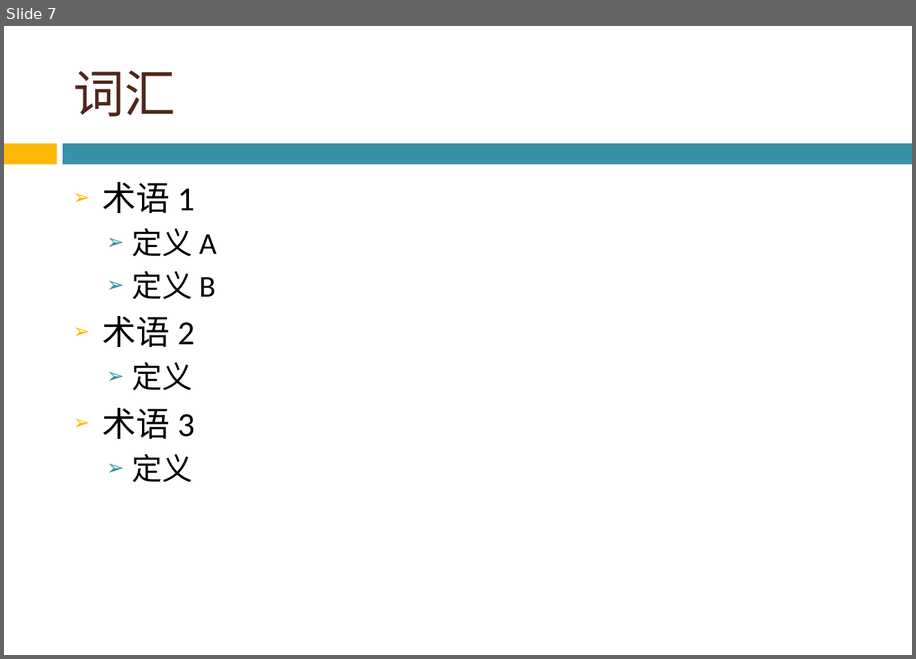
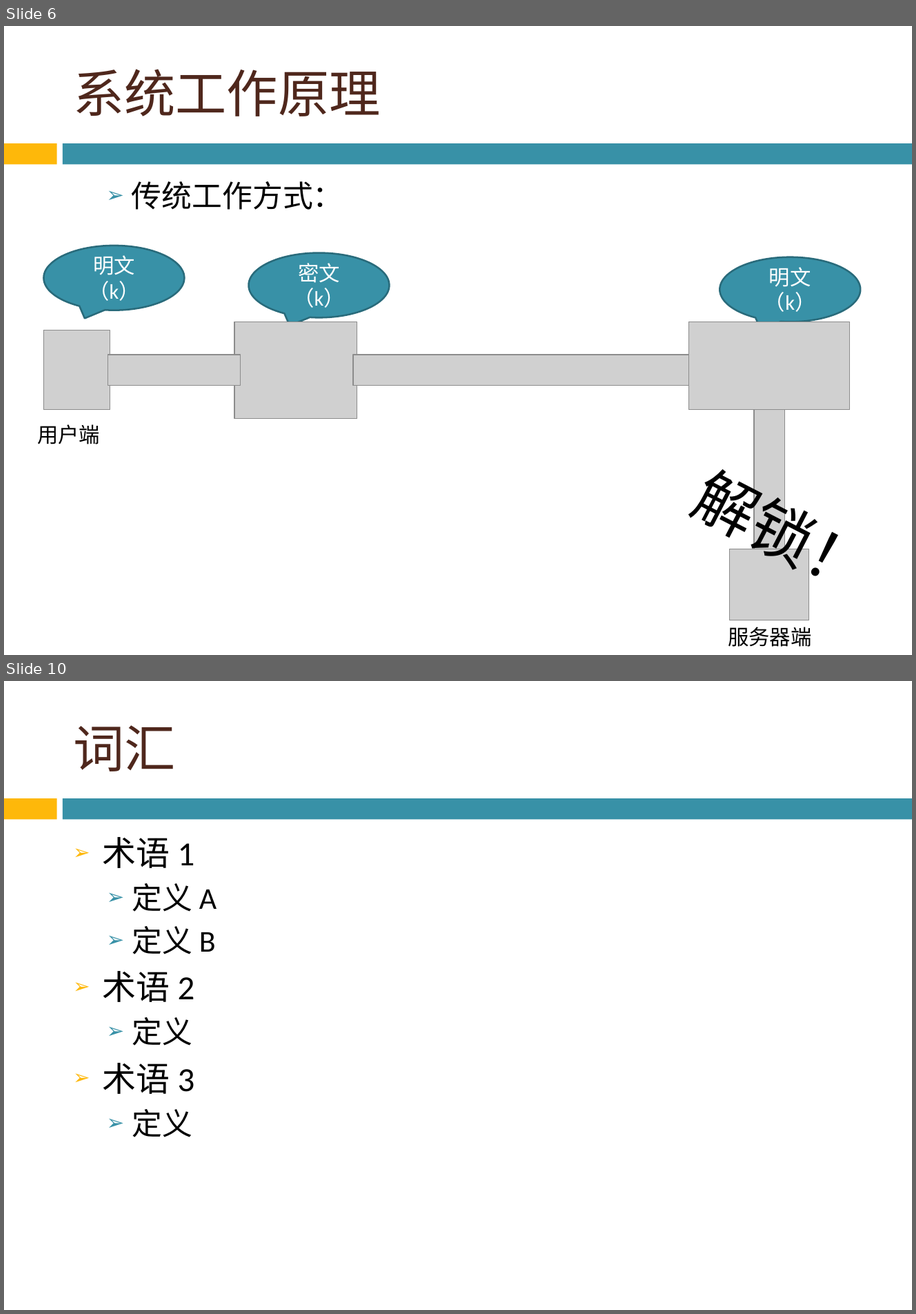
Before and after one commit to thomas-smith123/graduate-design-slave, a slide deck: 答辩.pptx. Shown one above the other, each under a label of ours: slide 7 before the commit, slides 6 and 10 after it; the slides between them are not shown. The pictures are 916x659 and 916x1314 pixels, drawn with LibreOffice and Linux fonts; fonts in the diff are those of the drawing; grey boxes stand for pictures; background and template pictures are left out. Boxes give left, top, right and bottom in pixels: in the first picture for what was removed or moved away, otherwise in the second. Text is boxed around its words. In the diff, an @@ line names an element or a change of style, - is before the commit and + after.

```diff
--- a/答辩.pptx
+++ b/答辩.pptx
@@ slide 6 added at (x1=4, y1=26, x2=912, y2=655), background picture (left out); not listed: 2 template elements that a slide beside it also shows @@
@@ title added at (x1=73, y1=69, x2=380, y2=116), 44 pt, text #4F271C @@
+系统工作原理
@@ text added at (x1=132, y1=181, x2=343, y2=210), 26 pt, text #000000 @@
+  ➢ 传统工作方式：
@@ speech bubble added at (x1=43, y1=245, x2=184, y2=310), fill #3891A7, outline #296B7C 1.5 pt, 18 pt, text #FFFFFF @@
+明文（k）
@@ speech bubble added at (x1=249, y1=253, x2=390, y2=318), fill #3891A7, outline #296B7C 1.5 pt, 18 pt, text #FFFFFF @@
+密文（k）
@@ speech bubble added at (x1=720, y1=257, x2=861, y2=322), fill #3891A7, outline #296B7C 1.5 pt, 18 pt, text #FFFFFF @@
+明文（k）
@@ picture added at (x1=43, y1=330, x2=110, y2=410) @@
@@ picture added at (x1=234, y1=322, x2=357, y2=419) @@
@@ picture added at (x1=689, y1=322, x2=850, y2=410) @@
@@ picture added at (x1=108, y1=354, x2=241, y2=385) @@
@@ picture added at (x1=354, y1=354, x2=695, y2=385) @@
@@ picture added at (x1=754, y1=410, x2=785, y2=549) @@
@@ text added at (x1=37, y1=424, x2=100, y2=444), 18 pt, text #000000 @@
+用户端
@@ text added at (x1=688, y1=449, x2=800, y2=554), 54 pt, text #000000 @@
+解锁！
@@ picture added at (x1=729, y1=549, x2=809, y2=621) @@
@@ text added at (x1=728, y1=626, x2=811, y2=646), 18 pt, text #000000 @@
+服务器端
@@ what was slide 7 is now slide 10 @@
```
Also in this commit, not shown: 1 slide changed, 5 other slides added, 3 slides removed.
